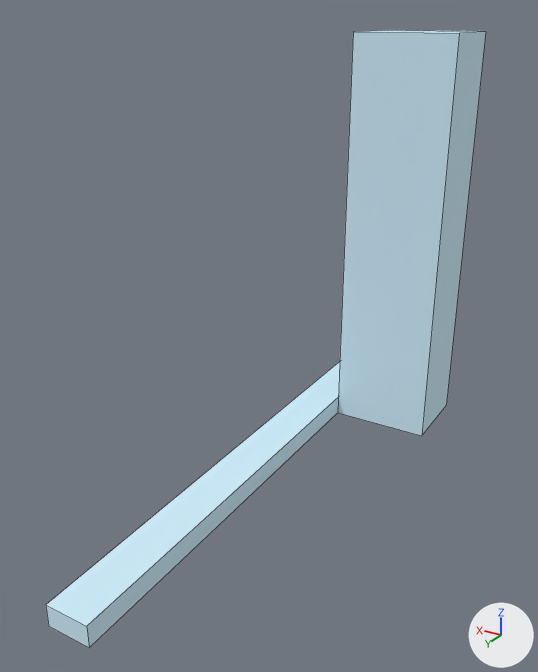
Two versions of the OBJ model Data/bmc/subtiles_structure/t_16.obj, one commit apart.
Camera for both pictures: a camera (50 mm lens) standing at (-0.39, 2.2, 0.53) and looking at (0.5, 0.71, -0.21). Arrows for +X, +Y and +Z are at lower right; the lights stay in place. Mesh edges are drawn as thin lines. Where no turn or scale is listed for an object, it has been applied to the vertices. Vertices at the same position are counted once.

Objects in the first picture: 't_16'.
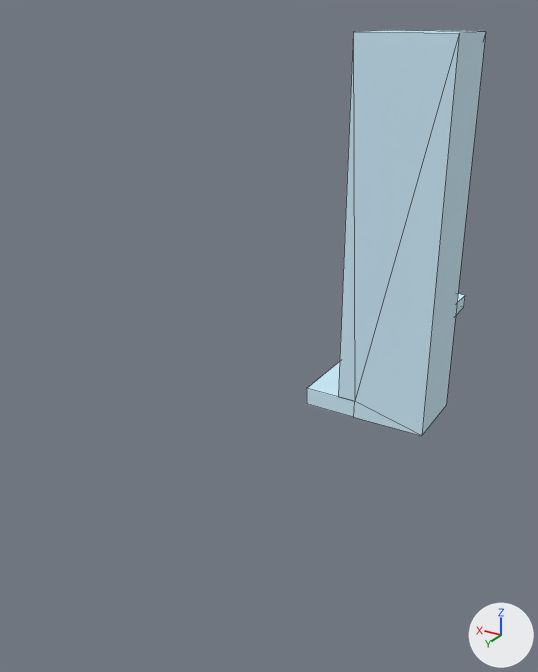
Where the change shows, as pixel boxes (x1, y1, x2, y2) in the pictures (538 x 672 px):
't_16', reshaped (59% narrower, 34% shorter): before (46, 30, 486, 648); after (307, 30, 486, 436)
part 1 of me_t_16, built on: before (46, 33, 459, 648); after (307, 33, 465, 436)

Edits to the bpy script that builds the scene:
```text
Change me_t_16:
    used by ob_t_16; location = (0.0, 0.0, 0.0)
    remove me_t_16.from_pydata(...)  # 16 vertices, 12 faces; spans x 0.15..0.5, y -0.5..1.5, z -0.5..0.5
    add me_t_16.from_pydata(...)  # 18 vertices, 20 faces; spans x 0.15..0.5, y -0.5..0.5, z -0.5..0.5
    me_t_16 part 1
    8 vertices are removed from x 0.4..0.5, y -0.5..1.5, z -0.5..-0.45
    10 faces are deleted
    10 vertices are added at x 0.35..0.5, y -0.5..0.5, z -0.5..-0.45
    18 new faces join them
```
